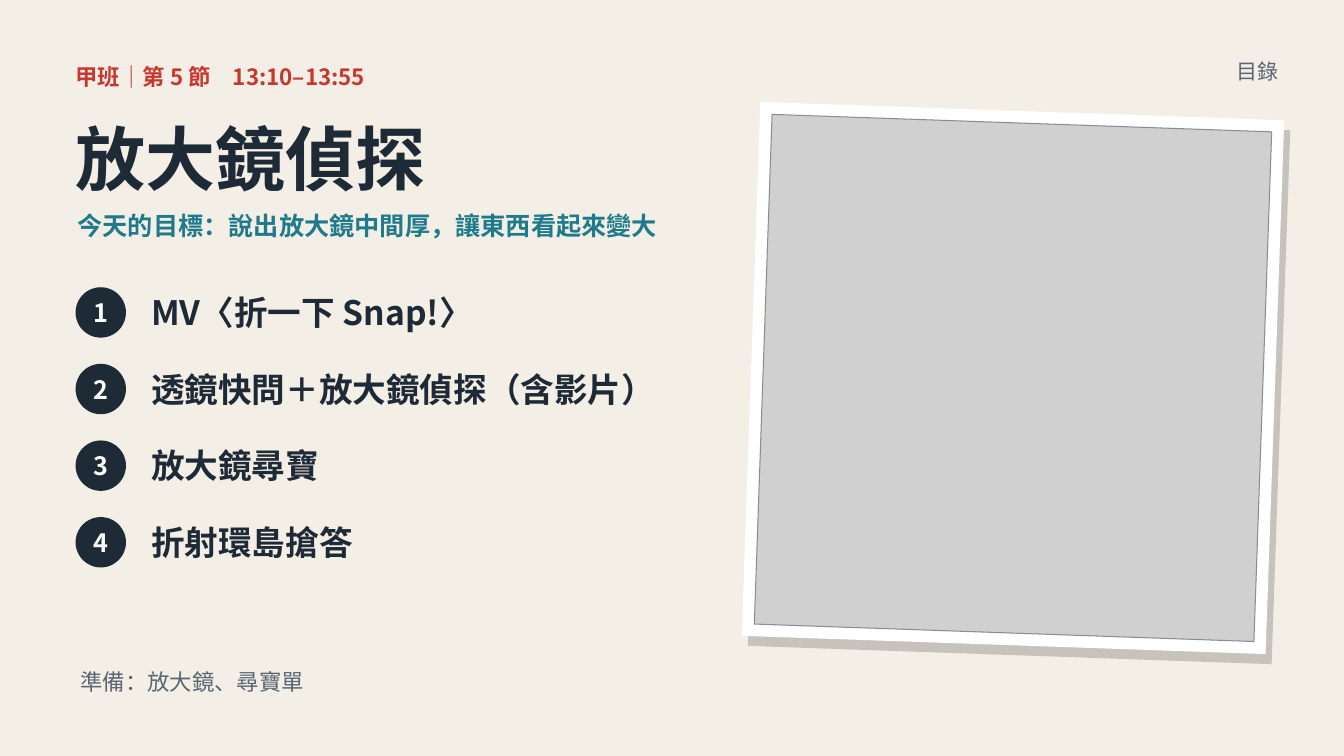
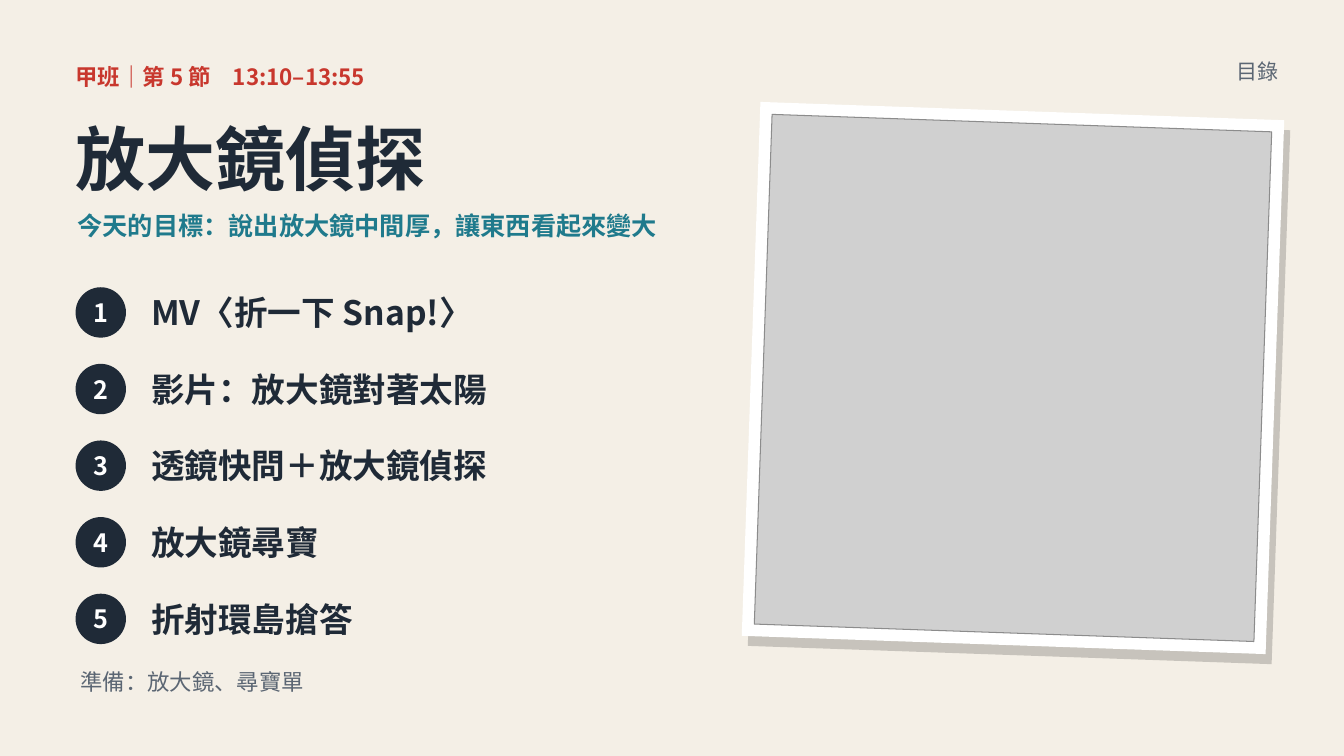
Before and after one commit to classtools1020/sports-results, a slide deck: slide 2 of f8f9fc3bd1/slides.pptx. Drawn at 1344x756 pixels with LibreOffice and Linux fonts; fonts in the diff are those of the drawing; grey boxes stand for pictures. Boxes give left, top, right and bottom in pixels: in the first picture for what was removed or moved away, otherwise in the second. Text is boxed around its words. In the diff, an @@ line names an element or a change of style, - is before the commit and + after.

```diff
--- a/f8f9fc3bd1/slides.pptx
+++ b/f8f9fc3bd1/slides.pptx
@@ text at [151, 373, 487, 405]: text changed @@
-透鏡快問＋放大鏡偵探（含影片）
+影片：放大鏡對著太陽
@@ text at [151, 449, 487, 481]: text changed @@
-放大鏡尋寶
+透鏡快問＋放大鏡偵探
@@ text added at [151, 526, 319, 558], 24 pt, text #1F2A37, bold @@
+放大鏡尋寶
@@ ellipse added at [76, 594, 126, 644], fill #1F2A37, 18 pt, text #FFFFFF, bold @@
+5
@@ text "折射環島搶答": place and size @@
-text "折射環島搶答" at [151, 526, 353, 558]
+text "折射環島搶答" at [151, 603, 353, 635]
```
Also in this commit, not shown: 2 other slides changed, 1 slide added, 3 other files.
